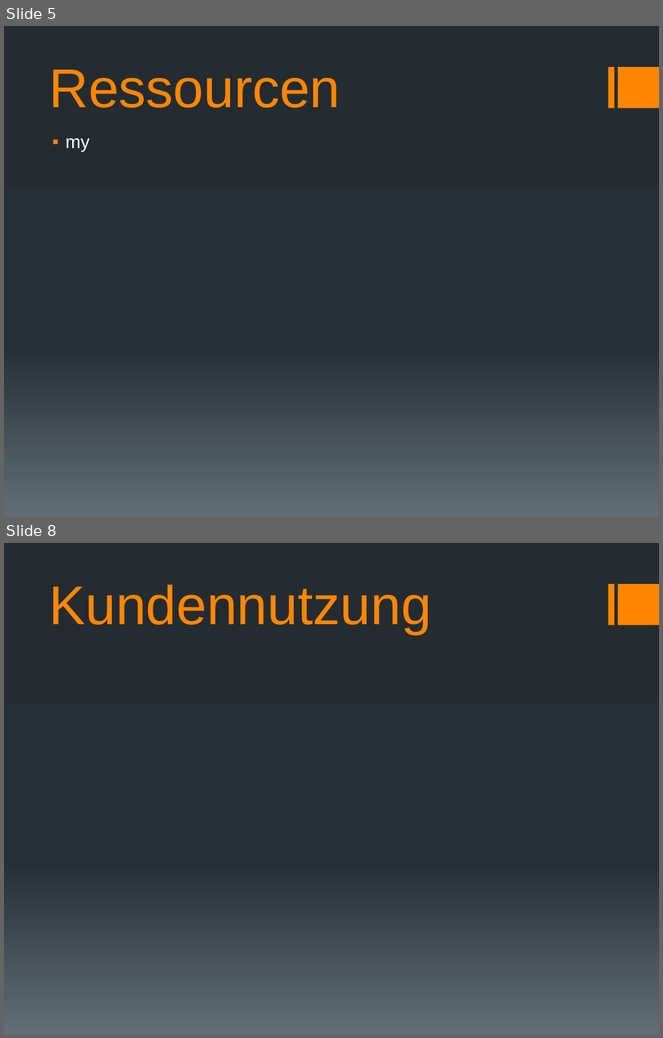
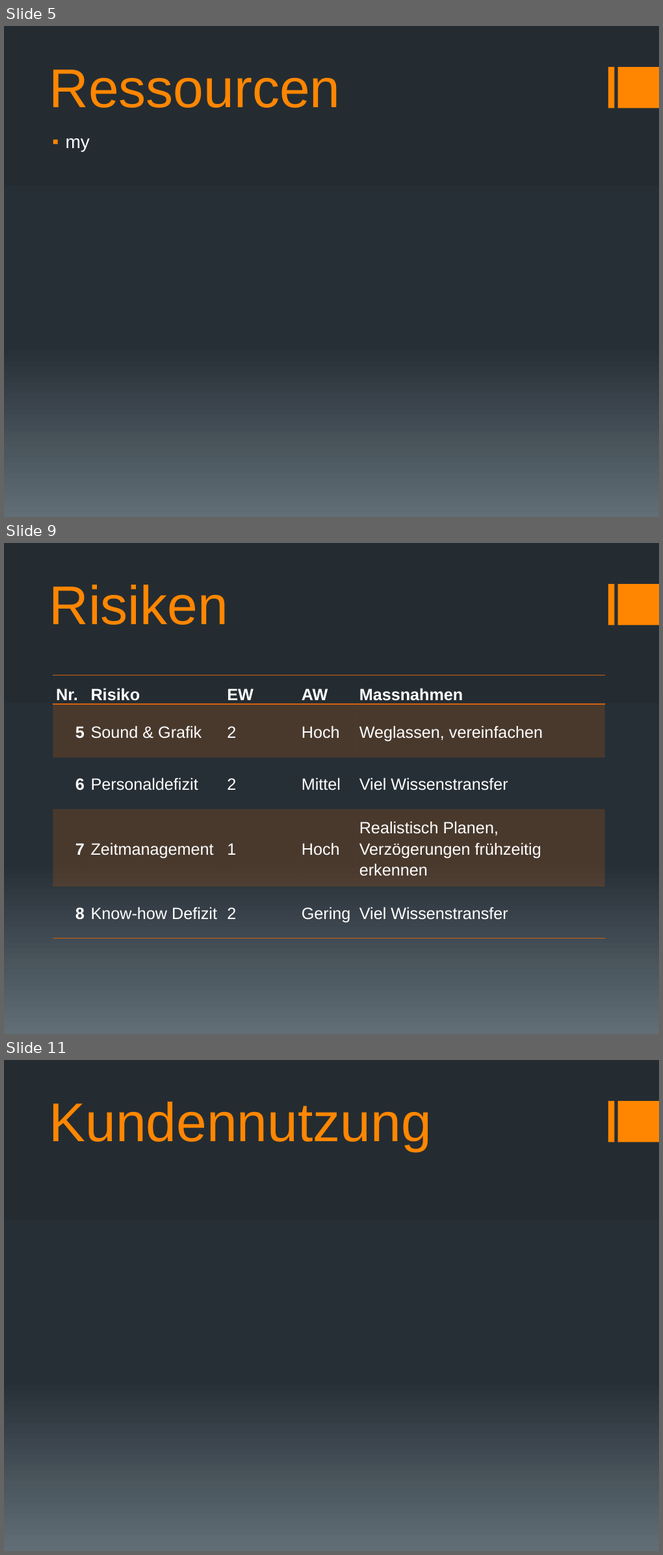
Before and after one commit to docker-apps/Docker, a slide deck: Documents/Projektskizze/Projektskizze_Präsentation_v1.pptx. Shown one above the other, each under a label of ours: slides 5 and 8 before the commit, slides 5, 9 and 11 after it; the slides between them are not shown. The pictures are 663x1038 and 663x1555 pixels, drawn with LibreOffice and Linux fonts; fonts in the diff are those of the drawing. Boxes give left, top, right and bottom in pixels: in the first picture for what was removed or moved away, otherwise in the second. Text is boxed around its words. In the diff, an @@ line names an element or a change of style, - is before the commit and + after.

```diff
--- a/Documents/Projektskizze/Projektskizze_Präsentation_v1.pptx
+++ b/Documents/Projektskizze/Projektskizze_Präsentation_v1.pptx
@@ slide 9 added at (4, 543, 659, 1034), background gradient #242C33 to #273037 to #636D76; not listed: 2 template elements that a slide beside it also shows @@
@@ title added at (49, 585, 228, 625), 60 pt, text #FF8600 @@
+Risiken
@@ table added at (53, 676, 605, 939), 5 rows, 5 columns @@
+Nr. | Risiko | EW | AW | Massnahmen
+5 | Sound & Grafik | 2 | Hoch | Weglassen, vereinfachen
+6 | Personaldefizit | 2 | Mittel | Viel Wissenstransfer
+7 | Zeitmanagement | 1 | Hoch | Realistisch Planen, Verzögerungen frühzeitig erkennen
+8 | Know-how Defizit | 2 | Gering | Viel Wissenstransfer
@@ what was slide 8 is now slide 11 @@
```
Also in this commit, not shown: 4 other slides added, 2 slides removed, 3 other files.
